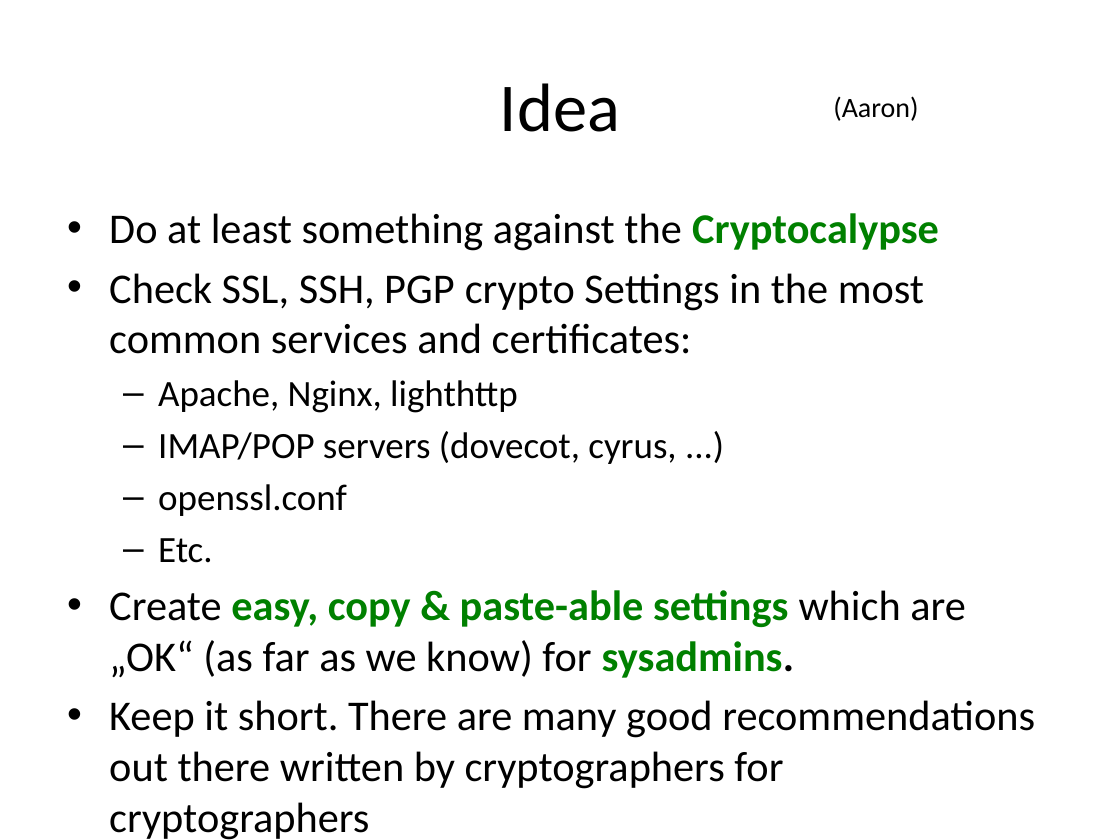
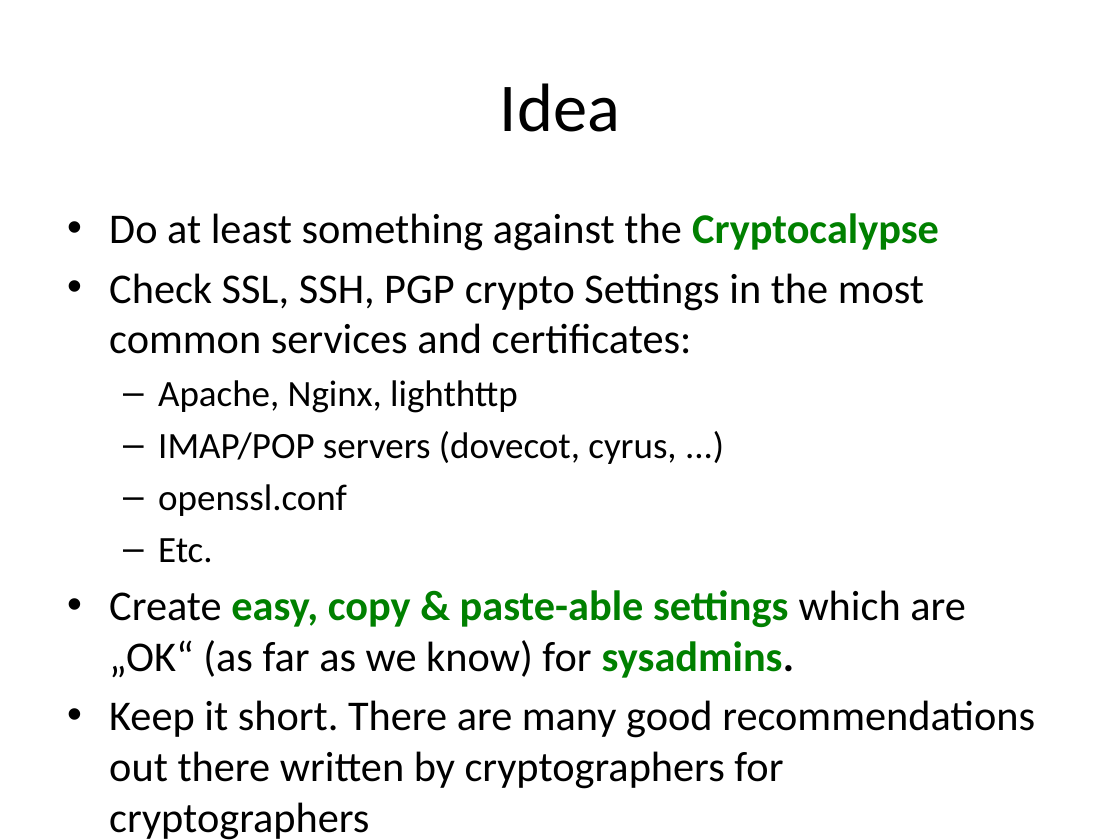
Before and after one commit to BetterCrypto/Applied-Crypto-Hardening, a slide deck: slide 5 of presentations/20131122-Deepsec-ACH project.pptx. Drawn at 1120x840 pixels with LibreOffice and Linux fonts; fonts in the diff are those of the drawing. Boxes give left, top, right and bottom in pixels: in the first picture for what was removed or moved away, otherwise in the second. Text is boxed around its words. In the diff, an @@ line names an element or a change of style, - is before the commit and + after.

```diff
--- a/presentations/20131122-Deepsec-ACH project.pptx
+++ b/presentations/20131122-Deepsec-ACH project.pptx
@@ text removed at (833,96,918,121) @@
-(Aaron)
```
Also in this commit, not shown: 3 other slides changed.
